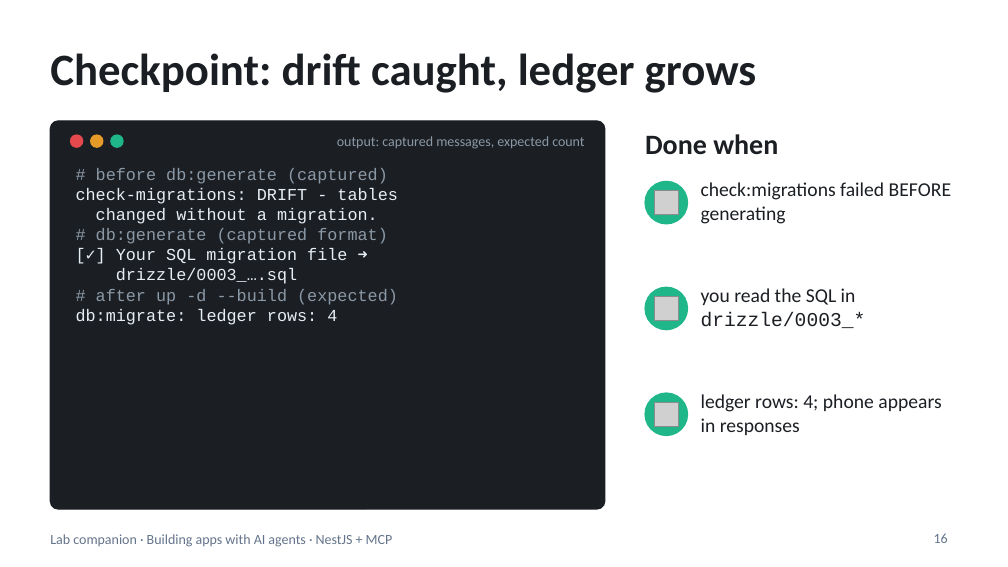
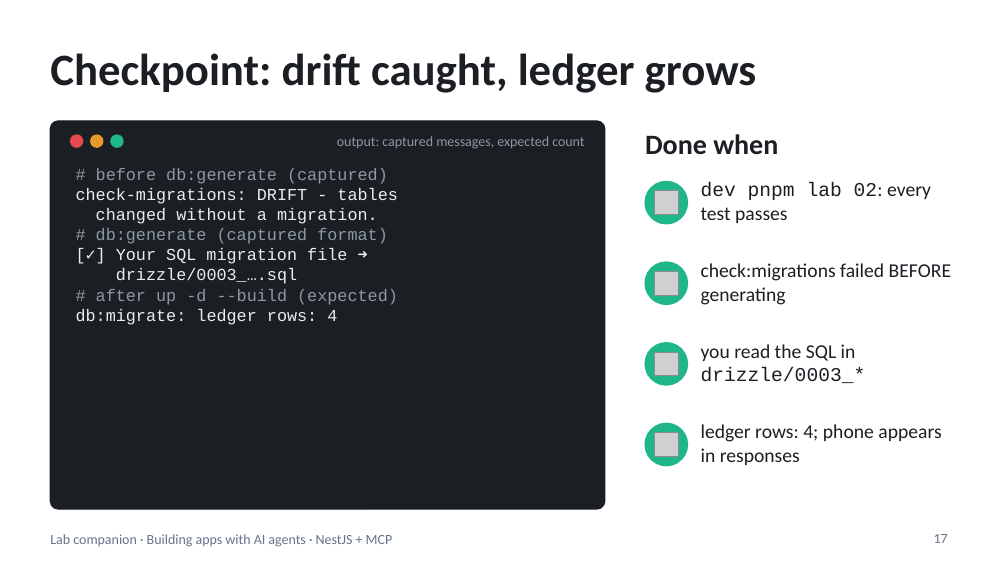
Before and after one commit to blazaga/ai-training-modules, a slide deck: slide 17 of docs/ai-agent-training/slides/lab-companion.pptx (slide 16 before the commit). Drawn at 1008x567 pixels with LibreOffice and Linux fonts; fonts in the diff are those of the drawing; grey boxes stand for pictures. Boxes give left, top, right and bottom in pixels: in the first picture for what was removed or moved away, otherwise in the second. Text is boxed around its words. In the diff, an @@ line names an element or a change of style, - is before the commit and + after.

```diff
--- a/docs/ai-agent-training/slides/lab-companion.pptx
+++ b/docs/ai-agent-training/slides/lab-companion.pptx
@@ text added at (701, 183, 931, 223), 14 pt, text #1B1F24 @@
+dev pnpm lab 02: every test passes
@@ ellipse: place and size @@
-ellipse at (645, 287, 687, 330)
+ellipse at (645, 262, 687, 304)
@@ text "check:migrations failed BEFORE generating": place and size @@
-text "check:migrations failed BEFORE generating" at (701, 182, 951, 224)
+text "check:migrations failed BEFORE generating" at (701, 263, 951, 305)
@@ picture: place and size @@
-picture at (654, 296, 678, 321)
+picture at (654, 271, 678, 295)
@@ ellipse: place and size @@
-ellipse at (645, 393, 687, 435)
+ellipse at (645, 343, 687, 385)
@@ picture: place and size @@
-picture at (654, 402, 678, 426)
+picture at (654, 352, 678, 376)
@@ text "you read the SQL in ...": place and size @@
-text "you read the SQL in ..." at (701, 288, 866, 328)
+text "you read the SQL in ..." at (701, 344, 866, 383)
@@ text "ledger rows: 4; phone appears ...": place and size @@
-text "ledger rows: 4; phone appears ..." at (701, 394, 941, 435)
+text "ledger rows: 4; phone appears ..." at (701, 424, 941, 465)
@@ ellipse added at (645, 423, 687, 466), fill #1FB68A, outline #1FB68A 1 pt @@
@@ picture added at (654, 432, 678, 457) @@
@@ page number at (934, 534, 948, 543): text changed @@
-16
+17
```
Also in this commit, not shown: 14 other slides changed, 1 slide added, 36 other files.
